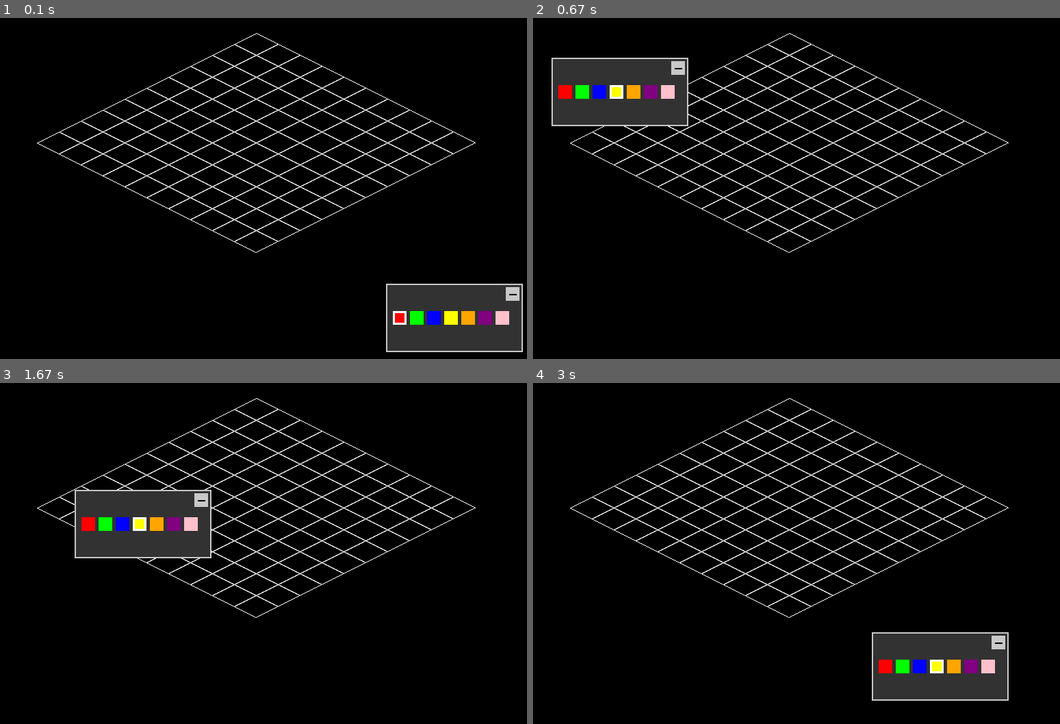
Above: before the commit, frames 1-4 (two rows, left to right).
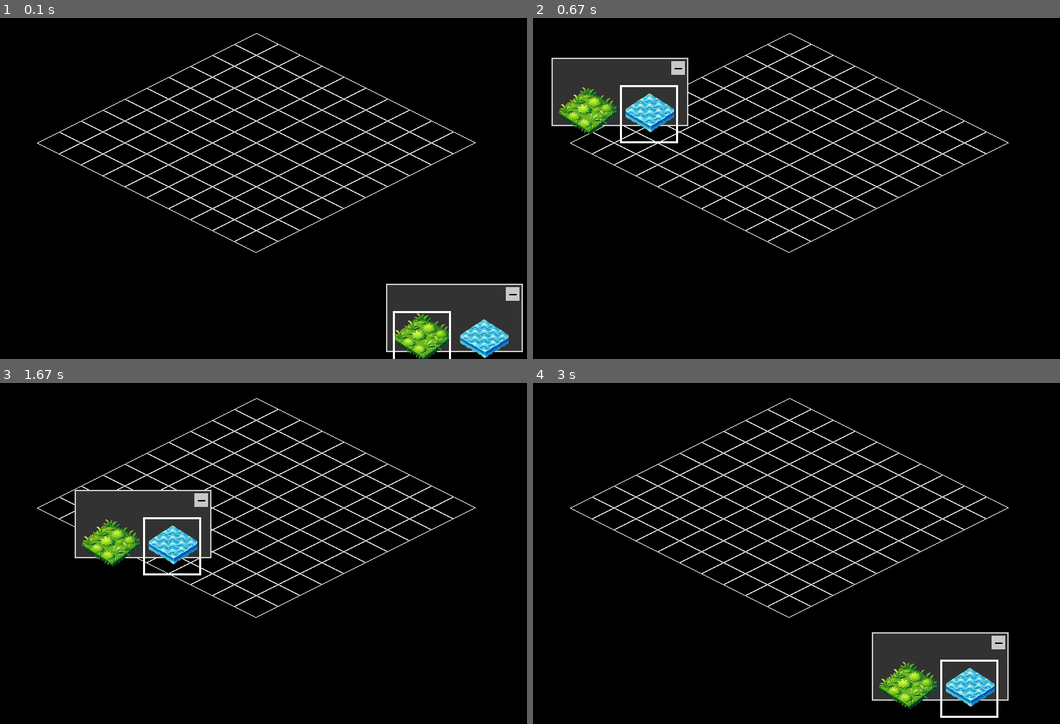
Above: after the commit, the same moments.

Repository: charlesastokes/pygame-town-builder
Game: pygame game, started from main.py
The game is run twice, just before and just after one commit, with the same random seed, the same clock (stepped at 60 frames per second) and the same inputs.
Inputs (mouse positions are in pixels of both pictures, inside the frame that each line leads up to):
- Up to frame 1 (0.1 s): no input
- Up to frame 2 (0.67 s): press the mouse at (986, 318) at 0.37 s; move the mouse to (801, 205) at 0.47 s; release the mouse at (617, 93) at 0.6 s
- Up to frame 3 (1.67 s): press the mouse at (84, 458) at 0.7 s; move the mouse to (79, 437) at 0.8 s; release the mouse at (73, 420) at 0.93 s; press the mouse at (73, 420) at 1.53 s; move the mouse to (142, 522) at 1.63 s
- Up to frame 4 (3 s): release the mouse at (749, 625) at 1.77 s; press the mouse at (749, 625) at 1.87 s; move the mouse to (828, 536) at 1.97 s; release the mouse at (907, 447) at 2.1 s; press the mouse at (907, 447) at 2.7 s; move the mouse to (922, 556) at 2.8 s; release the mouse at (938, 666) at 2.93 s

The runs differ from the first frame. In frame 1, 2.2% of the frame differs, in the area x 74-97%, y 85-100%; in frame 2, 2.3%; in frame 3, 2.3%; in frame 4, 2.3%, in the area x 65-89%, y 81-99%.

Commit message:
Add support for isometric tile images instead of colors
Implemented the ability to use isometric tile image assets. Users can select tiles from the palette window and place them on the grid.

(Commit Message and Code Generated with AI)

Diff:
--- a/main.py
+++ b/main.py
@@ -11,7 +11,7 @@
 SCREEN_WIDTH = 800
 SCREEN_HEIGHT = 600
 screen = pygame.display.set_mode((SCREEN_WIDTH, SCREEN_HEIGHT))
-pygame.display.set_caption("Isometric World Building Game with Zoom Functionality")
+pygame.display.set_caption("Isometric World Building Game with Tile Images")
 
 # Define grid dimensions
 GRID_WIDTH = 10
@@ -28,23 +28,24 @@
     GRID_PIXEL_HEIGHT = (GRID_WIDTH + GRID_HEIGHT) * (TILE_HEIGHT // 2)
     GRID_OFFSET_Y = (SCREEN_HEIGHT - GRID_PIXEL_HEIGHT) // 2
 
-# Define colors
-colors = [
-    (255, 0, 0),    # Red
-    (0, 255, 0),    # Green
-    (0, 0, 255),    # Blue
-    (255, 255, 0),  # Yellow
-    (255, 165, 0),  # Orange
-    (128, 0, 128),  # Purple
-    (255, 192, 203) # Pink
+# Load tile images
+tile_image_files = [
+    "grass_texture.png",
+    "water_texture.png",
+    #"sand_tile.png",
+    #"stone_tile.png"
 ]
-selected_color = colors[0]
+tile_images = []
+for filename in tile_image_files:
+    image = pygame.image.load(filename).convert_alpha()
+    tile_images.append(image)
+selected_tile = tile_images[0]
 
-# Create a 2D grid to represent the world, storing the color of each tile
+# Create a 2D grid to represent the world, storing the tile image index
 world = [[None for x in range(GRID_WIDTH)] for y in range(GRID_HEIGHT)]
 
 # Instantiate the palette window
-palette_window = PaletteWindow(colors, SCREEN_WIDTH, SCREEN_HEIGHT)
+palette_window = PaletteWindow(tile_images, SCREEN_WIDTH, SCREEN_HEIGHT, use_images=True)
 
 # Update tile dimensions based on zoom factor
 def update_tile_dimensions():
@@ -55,6 +56,9 @@
         TILE_WIDTH = 8
         TILE_HEIGHT = 4
     calculate_grid_offset()
+    # Resize tile images based on zoom
+    global resized_tile_images
+    resized_tile_images = [pygame.transform.smoothscale(img, (TILE_WIDTH, TILE_HEIGHT)) for img in tile_images]
 
 update_tile_dimensions()
 
@@ -94,7 +98,7 @@
                 update_tile_dimensions()
             else:
                 # Handle left click
-                selected_color = palette_window.handle_event(event, selected_color)
+                selected_tile = palette_window.handle_event(event, selected_tile)
                 mouse_x, mouse_y = event.pos
                 # Check if click is outside the palette window
                 if not palette_window.rect.collidepoint(mouse_x, mouse_y):
@@ -102,12 +106,12 @@
                     grid_x, grid_y = iso_to_grid(mouse_x, mouse_y)
                     # Check if grid coordinates are within bounds
                     if 0 <= grid_x < GRID_WIDTH and 0 <= grid_y < GRID_HEIGHT:
-                        if world[grid_y][grid_x] == selected_color:
-                            world[grid_y][grid_x] = None  # Remove color
+                        if world[grid_y][grid_x] == selected_tile:
+                            world[grid_y][grid_x] = None  # Remove tile
                         else:
-                            world[grid_y][grid_x] = selected_color  # Set selected color
+                            world[grid_y][grid_x] = selected_tile  # Place selected tile
         else:
-            selected_color = palette_window.handle_event(event, selected_color)
+            selected_tile = palette_window.handle_event(event, selected_tile)
 
     # Update
     palette_window.update()
@@ -119,22 +123,23 @@
     for y in range(GRID_HEIGHT):
         for x in range(GRID_WIDTH):
             iso_x, iso_y = grid_to_iso(x, y)
-            # Draw tile outline
-            tile_points = [
-                (iso_x, iso_y - TILE_HEIGHT // 2),
-                (iso_x + TILE_WIDTH // 2, iso_y),
-                (iso_x, iso_y + TILE_HEIGHT // 2),
-                (iso_x - TILE_WIDTH // 2, iso_y)
-            ]
             if world[y][x]:
-                # Filled tile with the assigned color
-                pygame.draw.polygon(screen, world[y][x], tile_points)
+                # Draw the tile image
+                tile_image = resized_tile_images[tile_images.index(world[y][x])]
+                tile_rect = tile_image.get_rect(center=(iso_x, iso_y))
+                screen.blit(tile_image, tile_rect)
             else:
-                # Empty tile
+                # Draw empty tile outline
+                tile_points = [
+                    (iso_x, iso_y - TILE_HEIGHT // 2),
+                    (iso_x + TILE_WIDTH // 2, iso_y),
+                    (iso_x, iso_y + TILE_HEIGHT // 2),
+                    (iso_x - TILE_WIDTH // 2, iso_y)
+                ]
                 pygame.draw.polygon(screen, (255, 255, 255), tile_points, 1)
 
     # Draw the palette window
-    palette_window.draw(screen, selected_color)
+    palette_window.draw(screen, selected_tile, zoom_factor)
 
     # Update the display
     pygame.display.flip()
--- a/window_system.py
+++ b/window_system.py
@@ -3,8 +3,9 @@
 import pygame
 
 class PaletteWindow:
-    def __init__(self, colors, screen_width, screen_height, width=200, height=100):
-        self.colors = colors
+    def __init__(self, items, screen_width, screen_height, width=200, height=100, use_images=False):
+        self.items = items  # List of colors or images
+        self.use_images = use_images
         self.width = width
         self.height = height
         self.screen_width = screen_width
@@ -17,7 +18,7 @@
         self.minimized = False
         self.minimized_height = 30  # Height when minimized
 
-    def handle_event(self, event, selected_color):
+    def handle_event(self, event, selected_item):
         if event.type == pygame.MOUSEBUTTONDOWN:
             mouse_x, mouse_y = event.pos
             # Check if click is within the palette window
@@ -30,19 +31,19 @@
                         self.is_dragging = True
                         self.offset_x = self.x - mouse_x
                         self.offset_y = self.y - mouse_y
-                    # Check if click is on a color box when not minimized
+                    # Check if click is on an item when not minimized
                     if not self.minimized:
                         palette_margin = 10
-                        color_box_size = (self.width - 2 * palette_margin) // len(self.colors)
-                        for idx, color in enumerate(self.colors):
+                        item_box_size = (self.width - 2 * palette_margin) // len(self.items)
+                        for idx, item in enumerate(self.items):
                             rect = pygame.Rect(
-                                self.x + palette_margin + idx * color_box_size,
+                                self.x + palette_margin + idx * item_box_size,
                                 self.y + self.minimized_height + 10,
-                                color_box_size - 5,
-                                color_box_size - 5
+                                item_box_size - 5,
+                                item_box_size - 5
                             )
                             if rect.collidepoint(mouse_x, mouse_y):
-                                selected_color = color
+                                selected_item = item
                 elif event.button == 3:  # Right click
                     pass  # You can add more functionality here
         elif event.type == pygame.MOUSEBUTTONUP:
@@ -56,12 +57,12 @@
                 # Keep the window within the screen bounds
                 self.x = max(0, min(self.x, self.screen_width - self.width))
                 self.y = max(0, min(self.y, self.screen_height - self.height))
-        return selected_color
+        return selected_item
 
     def update(self):
         pass  # Add any updates if necessary
 
-    def draw(self, surface, selected_color):
+    def draw(self, surface, selected_item, zoom_factor=1.0):
         # Draw the window background
         if self.minimized:
             window_height = self.minimized_height
@@ -80,16 +81,21 @@
         if self.minimized:
             return  # Do not draw palette contents when minimized
 
-        # Draw the color palette inside the window
+        # Draw the items inside the window
         palette_margin = 10
-        color_box_size = (self.width - 2 * palette_margin) // len(self.colors)
-        for idx, color in enumerate(self.colors):
+        item_box_size = (self.width - 2 * palette_margin) // len(self.items)
+        for idx, item in enumerate(self.items):
             rect = pygame.Rect(
-                self.x + palette_margin + idx * color_box_size,
+                self.x + palette_margin + idx * item_box_size,
                 self.y + self.minimized_height + 10,
-                color_box_size - 5,
-                color_box_size - 5
+                item_box_size - 5,
+                item_box_size - 5
             )
-            pygame.draw.rect(surface, color, rect)
-            if color == selected_color:
+            if self.use_images:
+                # Resize the image for the palette
+                image = pygame.transform.smoothscale(item, (item_box_size - 5, item_box_size - 5))
+                surface.blit(image, rect)
+            else:
+                pygame.draw.rect(surface, item, rect)
+            if item == selected_item:
                 pygame.draw.rect(surface, (255, 255, 255), rect, 3)
Binary file added: grass_texture.png
Binary file added: water_texture.png
